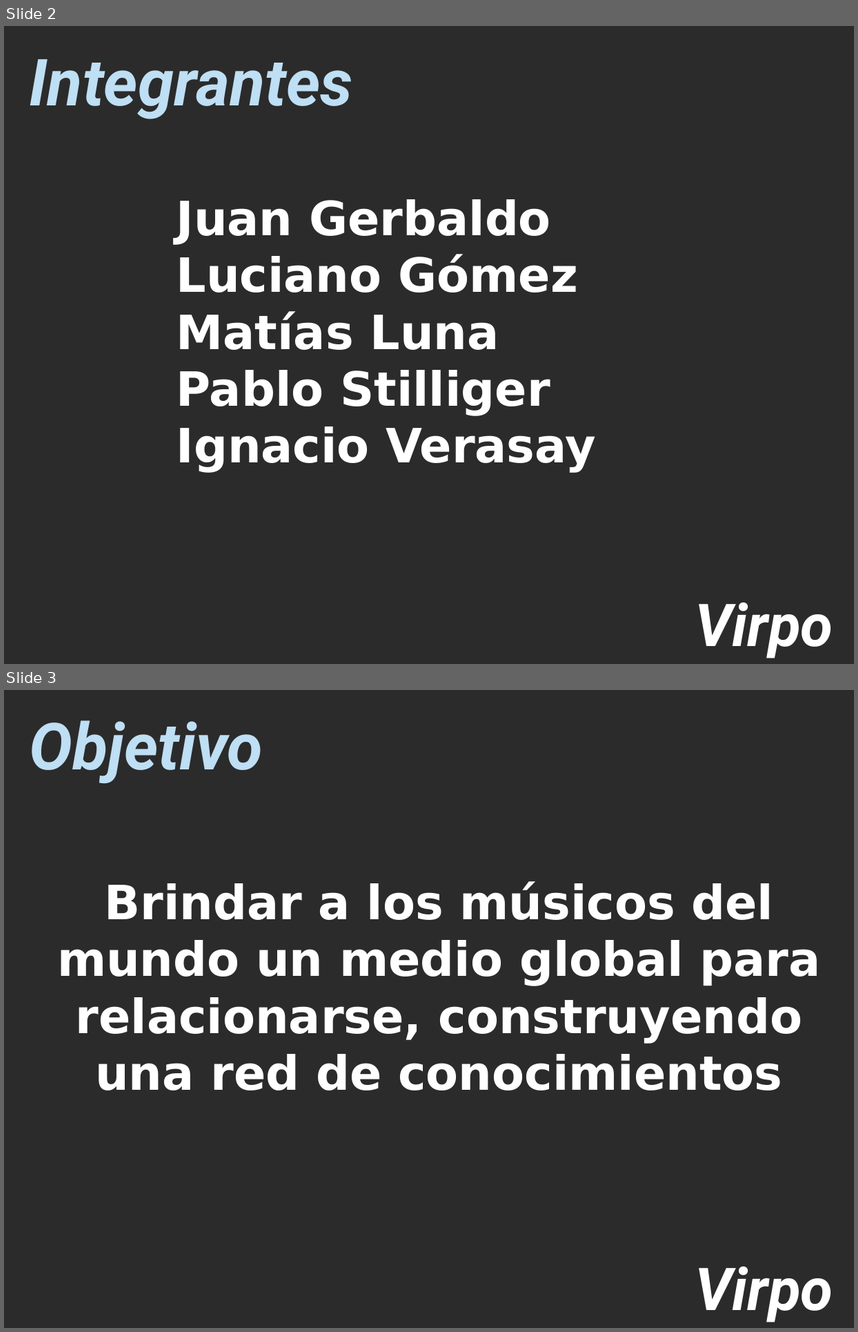
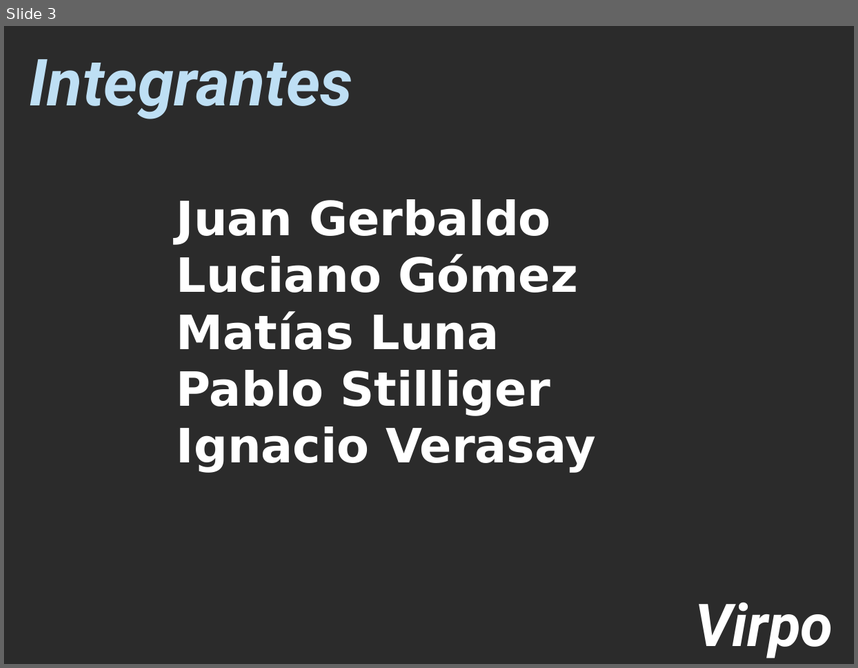
Before and after one commit to matiacc/virpo, a slide deck: Virpo Google/Documentacion/Virpo Iteracion Final.ppt. Shown one above the other, each under a label of ours: slides 2 and 3 before the commit, slide 3 after it. The pictures are 858x1332 and 858x668 pixels, drawn with LibreOffice and Linux fonts; fonts in the diff are those of the drawing; background and template pictures are left out; a plain dark background stands for a picture behind light text. Boxes give left, top, right and bottom in pixels: in the first picture for what was removed or moved away, otherwise in the second. Text is boxed around its words. In the diff, an @@ line names an element or a change of style, - is before the commit and + after.

```diff
--- a/Virpo Google/Documentacion/Virpo Iteracion Final.ppt
+++ b/Virpo Google/Documentacion/Virpo Iteracion Final.ppt
@@ slide 3 removed at box(4, 690, 854, 1328), background picture (left out) @@
@@ text removed at box(29, 720, 263, 783) @@
-Objetivo
@@ text removed at box(57, 881, 821, 1090) @@
-Brindar a los músicos del mundo un medio global para relacionarse, construyendo una red de conocimientos
@@ text removed at box(695, 1266, 833, 1322) @@
-Virpo
@@ what was slide 2 is now slide 3 @@
```
Also in this commit, not shown: 3 slides changed, 3 slides added.
